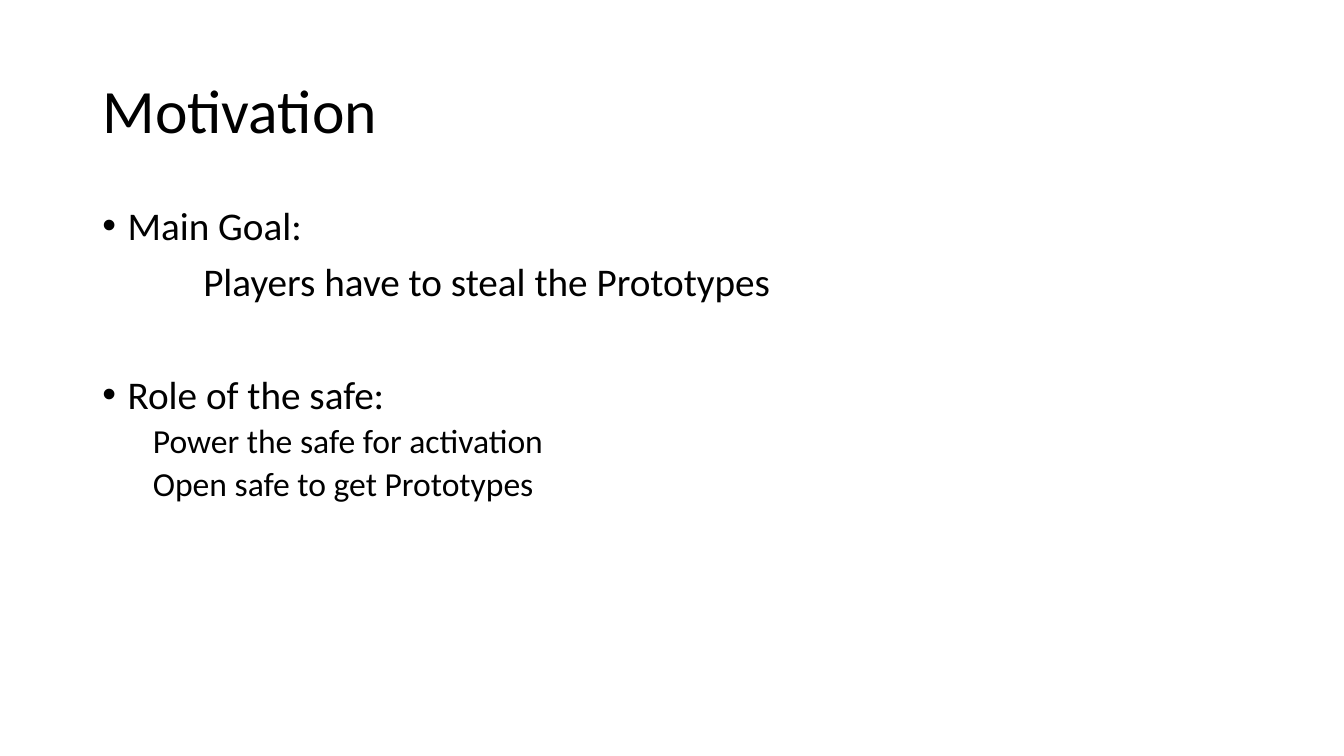
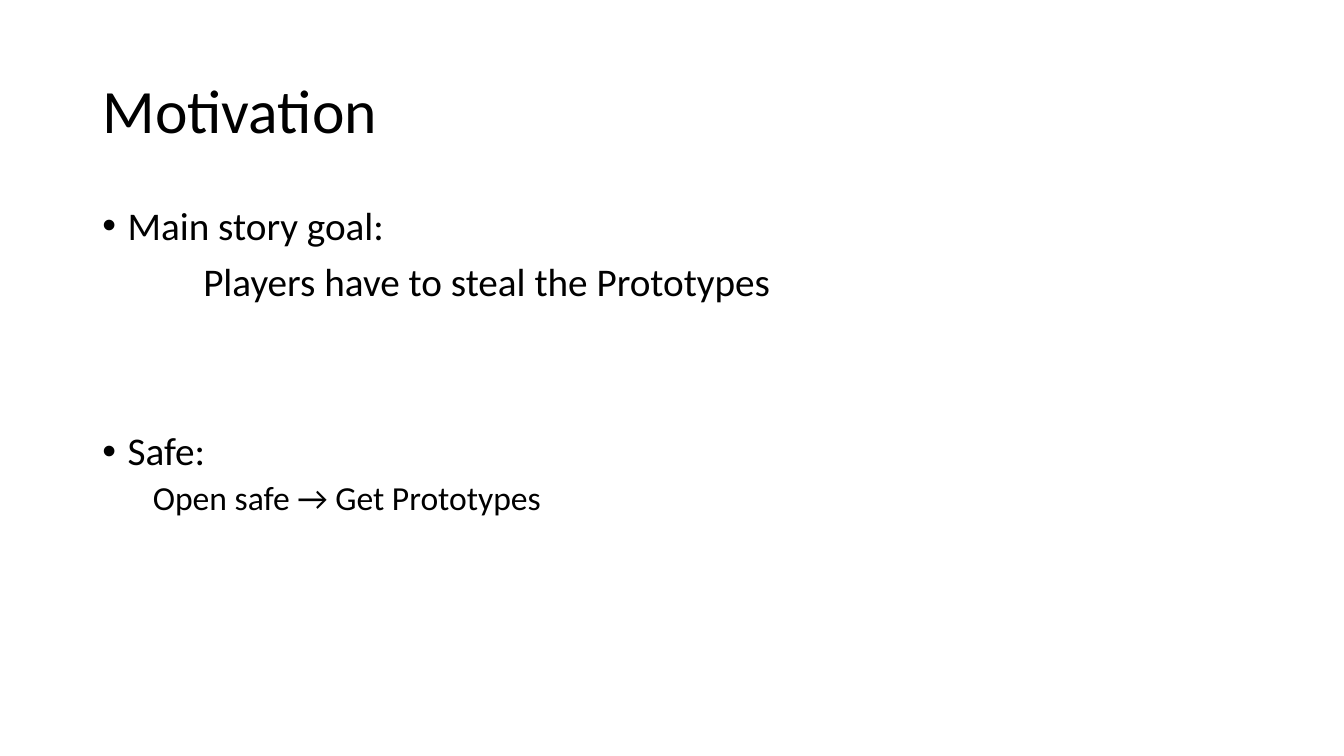
Before and after one commit to ubilab-escape/safe, a slide deck: slide 2 of FinalPresentation.pptx. Drawn at 1344x756 pixels with LibreOffice and Linux fonts; fonts in the diff are those of the drawing. Boxes give left, top, right and bottom in pixels: in the first picture for what was removed or moved away, otherwise in the second. Text is boxed around its words. In the diff, an @@ line names an element or a change of style, - is before the commit and + after.

```diff
--- a/FinalPresentation.pptx
+++ b/FinalPresentation.pptx
@@ text at [128, 212, 384, 247]: text changed @@
-• Main Goal:
+• Main story goal:
@@ text at [128, 438, 541, 516]: text changed @@
-• Role of the safe:
-  Power the safe for activation
-  Open safe to get Prototypes
+• Safe:
+  Open safe → Get Prototypes
```
Also in this commit, not shown: 2 other slides changed, 1 slide added, 5 other files.
